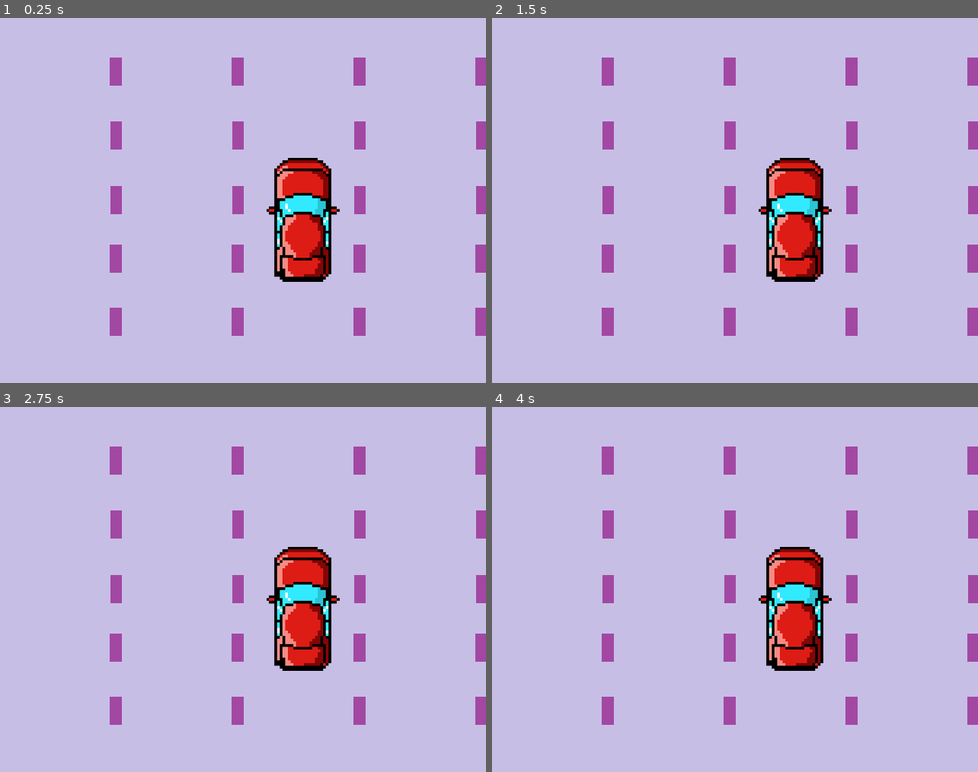
Above: before the commit, frames 1-4 (two rows, left to right).
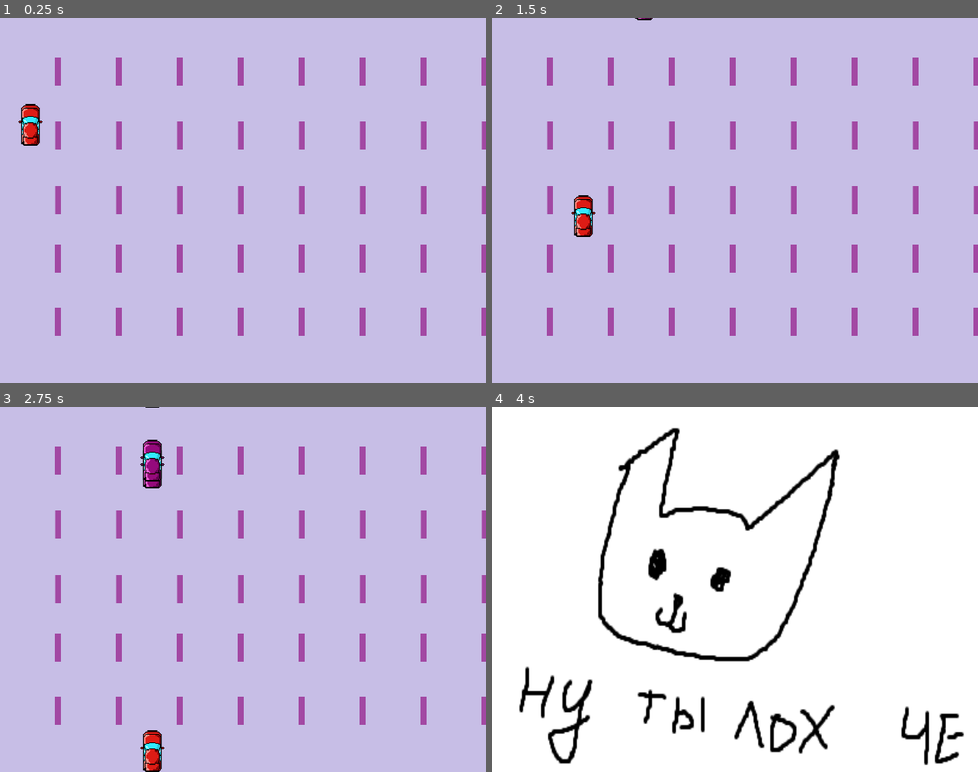
Above: after the commit, the same moments.

Repository: Onizik/Test_game
Game: Godot game, scene res://game_scene.tscn
The game is run twice, just before and just after one commit, with the same random seed, the same clock (stepped at 60 frames per second) and the same inputs. The project has no main scene, so this scene is started directly.
Inputs:
- Up to frame 1 (0.25 s): no input
- Up to frame 2 (1.5 s): tap Enter at 0.5 s; hold Right (right_key) 0.53-1.28 s; tap Space at 1.25 s; hold Down (down_key) from 1.28 s (still down)
- Up to frame 3 (2.75 s): release Down (down_key) at 2.03 s; hold Right (right_key) from 2.03 s (still down)
- Up to frame 4 (4 s): release Right (right_key) at 2.78 s; hold Up (up_key) 2.78-3.53 s; hold Left (left_key) from 3.53 s (still down)

The runs differ from the first frame. In frame 1, 8.1% of the frame differs, in the area x 3-100%, y 10-88%; in frame 2, 8.1%; in frame 3, 8.6%; in frame 4, 100%, in the area x 0-100%, y 0-100%.
Error before the commit: Parse Error: Mixed tabs and spaces in indentation. (res://game_scene.gd:22)

Commit message:
complete game part

Diff:
--- /dev/null
+++ b/enemy.gd
@@ -0,0 +1,12 @@
+extends Area2D
+
+export (int) var speed = 75
+var max_y
+
+func _ready():
+	max_y = ProjectSettings.get_setting("display/window/size/height")
+
+func _process(delta):
+	self.position.y += speed * delta
+	if self.position.y > max_y:
+		queue_free()
--- /dev/null
+++ b/enemy.tscn
@@ -0,0 +1,32 @@
+[gd_scene load_steps=4 format=2]
+
+[ext_resource path="res://enemy.gd" type="Script" id=1]
+[ext_resource path="res://assets/images/enemy_car.png" type="Texture" id=2]
+
+[sub_resource type="CapsuleShape2D" id=1]
+
+custom_solver_bias = 0.0
+radius = 12.6178
+height = 28.0
+
+[node name="enemy" type="Area2D"]
+
+input_pickable = true
+gravity_vec = Vector2( 0, 1 )
+gravity = 98.0
+linear_damp = 0.1
+angular_damp = 1.0
+audio_bus_override = false
+audio_bus_name = "Master"
+script = ExtResource( 1 )
+speed = 75
+
+[node name="sprite" type="Sprite" parent="." index="0"]
+
+scale = Vector2( 0.2, 0.2 )
+texture = ExtResource( 2 )
+_sections_unfolded = [ "Transform" ]
+
+[node name="collision" type="CollisionShape2D" parent="." index="1"]
+
+shape = SubResource( 1 )
--- a/game_scene.gd
+++ b/game_scene.gd
@@ -1,33 +1,64 @@
 extends Node
 
-var roads_number = 4
+var roads_number = 8
 var current_road = 2
 var speed = 10
 
+var screen_height
+var screen_width
+var road_width
+var player_size
+
+var enemy = preload("res://enemy.tscn")
+
 func _ready():
-	# Called when the node is added to the scene for the first time.
-	# Initialization here
-	pass
+	screen_height = ProjectSettings.get_setting("display/window/size/height")
+	screen_width = ProjectSettings.get_setting("display/window/size/width")
+	player_size = $player/sprite.texture.get_size() * $player/sprite.scale
+	player_size = $player/sprite.texture.get_size() * $player/sprite.scale
+	road_width = $roads/road1.texture.get_size().x * $roads/road1.scale.x
 
 func _process(delta):
 	var road_offset = 0
 	var y_offset = 0
 
-	if Input.action_press("left_key"):
+	if Input.is_action_just_pressed("left_key"):
+		road_offset -= 1
+	if Input.is_action_just_pressed("right_key"):
 		road_offset += 1
-	if Input.action_press("right_key"):
-		road_offset -= 1
 
 	if Input.is_action_pressed("up_key"):
-        y_offset += 1
+		y_offset -= 1
 	if Input.is_action_pressed("down_key"):
-        y_offset -= 1
+		y_offset += 1
 	y_offset *= speed
 	_set_player_position(y_offset)
+	_set_road(road_offset)
 
 func _set_player_position(y_offset):
 	$player.position.y += y_offset
-	var current_y = $player.position.y
-	var max_y = get_viewport_rect().size.y - ($player.texture.get_size().y / 2)
-	var min_y = $player.texture.get_size().y / 2
+	var max_y = screen_height - (player_size.y / 2)
+	var min_y = player_size.y / 2
 	$player.position.y = clamp($player.position.y, min_y, max_y)
+
+func _set_road(road_offset):
+	var x_offset = road_offset * road_width
+	$player.position.x += x_offset
+	var max_x = screen_width - (road_width / 2)
+	var min_x = road_width / 2
+	$player.position.x = clamp($player.position.x, min_x, max_x)
+
+func _generate_enemy():
+	var road_position = (randi() % (roads_number - 1)) + 1
+	var new_enemy = enemy.instance()
+	new_enemy.position.y = -100
+	new_enemy.position.x = (road_position - 0.5) * road_width
+	new_enemy.speed += (randi() %50) - 10
+	add_child(new_enemy)
+
+func _on_player_area_entered(area):
+	get_tree().change_scene("res://lose.tscn")
+
+
+func _on_enemy_spawner_timeout():
+	_generate_enemy()
--- a/game_scene.tscn
+++ b/game_scene.tscn
@@ -1,8 +1,14 @@
-[gd_scene load_steps=4 format=2]
+[gd_scene load_steps=5 format=2]
 
 [ext_resource path="res://game_scene.gd" type="Script" id=1]
 [ext_resource path="res://assets/images/road_part.png" type="Texture" id=2]
 [ext_resource path="res://assets/images/car.png" type="Texture" id=3]
+
+[sub_resource type="CapsuleShape2D" id=1]
+
+custom_solver_bias = 0.0
+radius = 13.4749
+height = 29.1866
 
 [node name="Node" type="Node" index="0"]
 
@@ -14,31 +20,89 @@
 
 [node name="road1" type="Sprite" parent="roads" index="0"]
 
+scale = Vector2( 0.5, 1 )
 texture = ExtResource( 2 )
 offset = Vector2( 80, 240 )
-_sections_unfolded = [ "Offset" ]
+_sections_unfolded = [ "Offset", "Transform" ]
 
 [node name="road2" type="Sprite" parent="roads" index="1"]
 
+scale = Vector2( 0.5, 1 )
 texture = ExtResource( 2 )
 offset = Vector2( 240, 240 )
-_sections_unfolded = [ "Offset" ]
+_sections_unfolded = [ "Offset", "Transform" ]
 
 [node name="road3" type="Sprite" parent="roads" index="2"]
 
+scale = Vector2( 0.5, 1 )
 texture = ExtResource( 2 )
 offset = Vector2( 400, 240 )
-_sections_unfolded = [ "Offset" ]
+_sections_unfolded = [ "Offset", "Transform" ]
 
 [node name="road4" type="Sprite" parent="roads" index="3"]
 
+scale = Vector2( 0.5, 1 )
 texture = ExtResource( 2 )
 offset = Vector2( 560, 240 )
-_sections_unfolded = [ "Offset" ]
+_sections_unfolded = [ "Offset", "Transform" ]
 
-[node name="player" type="Sprite" parent="." index="1"]
+[node name="road5" type="Sprite" parent="roads" index="4"]
 
-position = Vector2( 397.504, 265.559 )
-scale = Vector2( 0.6, 0.6 )
+scale = Vector2( 0.5, 1 )
+texture = ExtResource( 2 )
+offset = Vector2( 720, 240 )
+_sections_unfolded = [ "Offset", "Transform" ]
+
+[node name="road6" type="Sprite" parent="roads" index="5"]
+
+scale = Vector2( 0.5, 1 )
+texture = ExtResource( 2 )
+offset = Vector2( 880, 240 )
+_sections_unfolded = [ "Offset", "Transform" ]
+
+[node name="road7" type="Sprite" parent="roads" index="6"]
+
+scale = Vector2( 0.5, 1 )
+texture = ExtResource( 2 )
+offset = Vector2( 1040, 240 )
+_sections_unfolded = [ "Offset", "Transform" ]
+
+[node name="road8" type="Sprite" parent="roads" index="7"]
+
+scale = Vector2( 0.5, 1 )
+texture = ExtResource( 2 )
+offset = Vector2( 1200, 240 )
+_sections_unfolded = [ "Offset", "Transform" ]
+
+[node name="enemy_spawner" type="Timer" parent="." index="1"]
+
+process_mode = 1
+wait_time = 0.6
+one_shot = false
+autostart = true
+
+[node name="player" type="Area2D" parent="." index="2"]
+
+position = Vector2( 40, 140.79 )
+input_pickable = true
+gravity_vec = Vector2( 0, 1 )
+gravity = 98.0
+linear_damp = 0.1
+angular_damp = 1.0
+audio_bus_override = false
+audio_bus_name = "Master"
+_sections_unfolded = [ "Collision", "Material", "Pickable", "Transform", "Visibility" ]
+
+[node name="sprite" type="Sprite" parent="player" index="0"]
+
+scale = Vector2( 0.2, 0.2 )
 texture = ExtResource( 3 )
-_sections_unfolded = [ "Animation", "Offset", "Pause", "Region", "Transform", "Z Index" ]
+_sections_unfolded = [ "Transform" ]
+
+[node name="collision" type="CollisionShape2D" parent="player" index="1"]
+
+shape = SubResource( 1 )
+
+[connection signal="timeout" from="enemy_spawner" to="." method="_on_enemy_spawner_timeout"]
+
+[connection signal="area_entered" from="player" to="." method="_on_player_area_entered"]
--- /dev/null
+++ b/lose.tscn
@@ -0,0 +1,10 @@
+[gd_scene load_steps=2 format=2]
+
+[ext_resource path="res://assets/images/lose.png" type="Texture" id=1]
+
+[node name="Sprite" type="Sprite"]
+
+position = Vector2( 318.996, 239.95 )
+scale = Vector2( 1.56735, 1.86742 )
+texture = ExtResource( 1 )
+_sections_unfolded = [ "Region", "Transform" ]
--- a/menu/menu_scene.tscn
+++ b/menu/menu_scene.tscn
@@ -82,10 +82,9 @@
 anchor_top = 0.0
 anchor_right = 0.0
 anchor_bottom = 0.0
-margin_left = 213.0
-margin_top = 284.0
-margin_right = 843.0
-margin_bottom = 761.0
+margin_left = 8.0
+margin_right = 638.0
+margin_bottom = 477.0
 rect_pivot_offset = Vector2( 0, 0 )
 rect_clip_content = false
 mouse_filter = 1
@@ -101,10 +100,9 @@
 anchor_top = 0.0
 anchor_right = 0.0
 anchor_bottom = 0.0
-margin_left = 251.0
-margin_top = 142.0
-margin_right = 881.0
-margin_bottom = 619.0
+margin_left = 8.0
+margin_right = 638.0
+margin_bottom = 477.0
 rect_pivot_offset = Vector2( 0, 0 )
 rect_clip_content = false
 mouse_filter = 1
@@ -120,10 +118,9 @@
 anchor_top = 0.0
 anchor_right = 0.0
 anchor_bottom = 0.0
-margin_left = 392.0
-margin_top = -2.0
-margin_right = 633.0
-margin_bottom = 224.0
+margin_left = 8.0
+margin_right = 638.0
+margin_bottom = 477.0
 rect_pivot_offset = Vector2( 0, 0 )
 rect_clip_content = false
 mouse_filter = 1
@@ -150,10 +147,9 @@
 anchor_top = 0.0
 anchor_right = 0.0
 anchor_bottom = 0.0
-margin_left = 31.0
-margin_top = 179.0
-margin_right = 661.0
-margin_bottom = 656.0
+margin_left = 8.0
+margin_right = 638.0
+margin_bottom = 477.0
 rect_pivot_offset = Vector2( 0, 0 )
 rect_clip_content = false
 mouse_filter = 1
@@ -169,10 +165,9 @@
 anchor_top = 0.0
 anchor_right = 0.0
 anchor_bottom = 0.0
-margin_left = -46.0
-margin_top = 305.0
-margin_right = 584.0
-margin_bottom = 782.0
+margin_left = 8.0
+margin_right = 638.0
+margin_bottom = 477.0
 rect_pivot_offset = Vector2( 0, 0 )
 rect_clip_content = false
 mouse_filter = 1
Binary file added: assets/images/lose.png
Not shown, added: assets/images/lose.png.import
